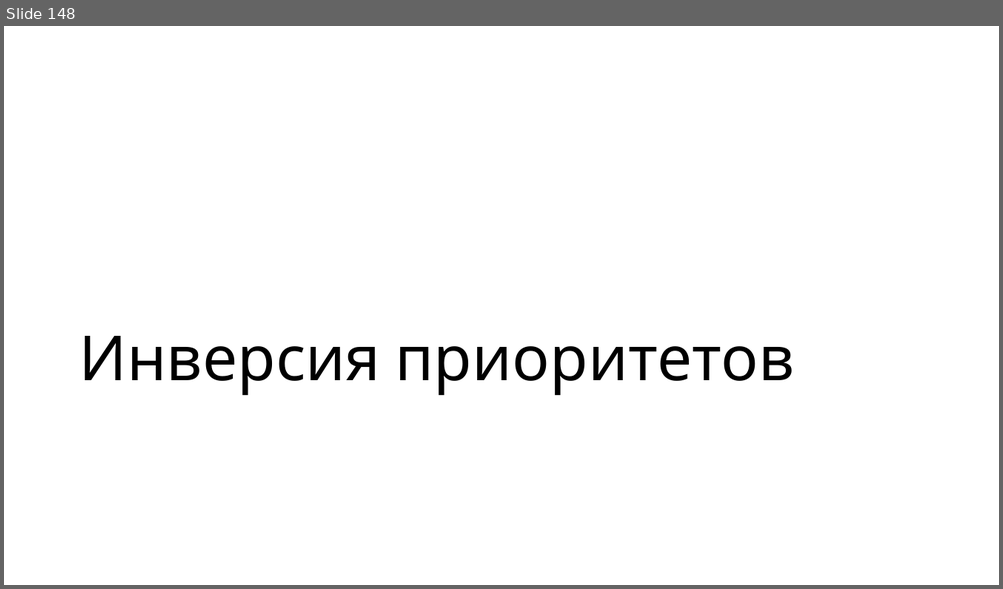
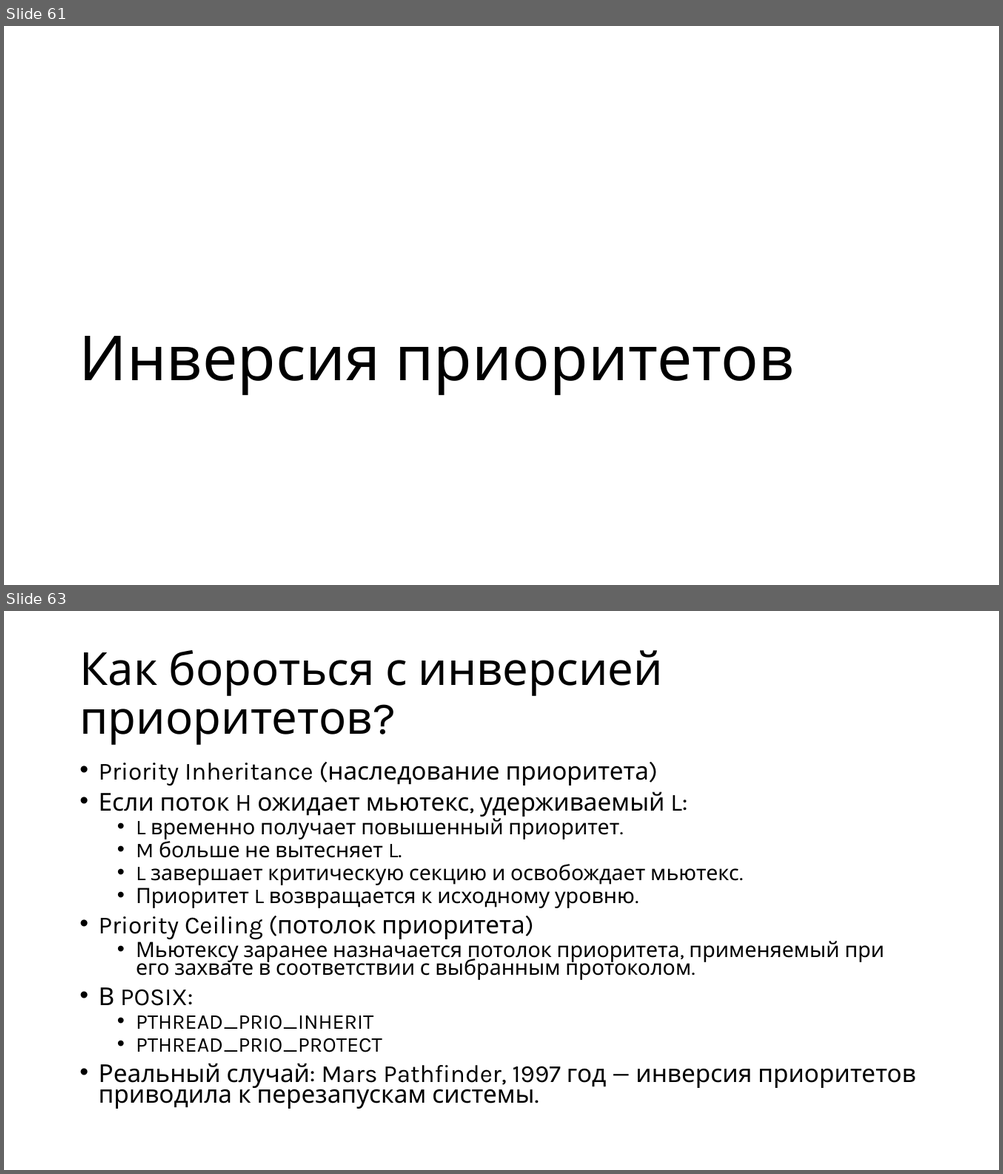
Before and after one commit to alexey-malov/os-course, a slide deck: lectures/05/Синхронизация и межпроцессная коммуникация.pptx. Shown one above the other, each under a label of ours: slide 148 before the commit, slides 61 and 63 after it; the slides between them are not shown. The pictures are 1003x589 and 1003x1174 pixels, drawn with LibreOffice and Linux fonts; fonts in the diff are those of the drawing. Boxes give left, top, right and bottom in pixels: in the first picture for what was removed or moved away, otherwise in the second. Text is boxed around its words. In the diff, an @@ line names an element or a change of style, - is before the commit and + after.

```diff
--- a/lectures/05/Синхронизация и межпроцессная коммуникация.pptx
+++ b/lectures/05/Синхронизация и межпроцессная коммуникация.pptx
@@ slide 63 added at (4,611,999,1170), background #FFFFFF @@
@@ title added at (79,650,663,745), 44 pt, text #000000 @@
+Как бороться с инверсией приоритетов?
@@ text added at (99,763,916,1109), 20.4 pt, text #000000 @@
+• Priority Inheritance (наследование приоритета)
+• Если поток H ожидает мьютекс, удерживаемый L:
+  • L временно получает повышенный приоритет.
+  • M больше не вытесняет L.
+  • L завершает критическую секцию и освобождает мьютекс.
+  • Приоритет L возвращается к исходному уровню.
+• Priority Ceiling (потолок приоритета)
+  • Мьютексу заранее назначается потолок приоритета, применяемый при его захвате в соответствии с выбранным протоколом.
+• В POSIX:
+  • PTHREAD_PRIO_INHERIT
+  • PTHREAD_PRIO_PROTECT
+• Реальный случай: Mars Pathfinder, 1997 год — инверсия приоритетов приводила к перезапускам системы.
@@ what was slide 148 is now slide 61 @@
```
Also in this commit, not shown: 11 slides changed, 67 other slides added, 148 slides removed, 1 other file.
